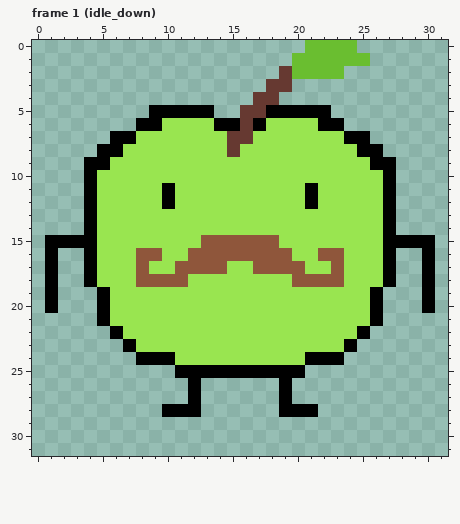
Pixel-art file -- assets/characters/GrandpaSmith.aseprite. Above is the file before it was changed.
32x32 pixels, 16 frames. Shown: frame 1 (idle_down).
Once edited:
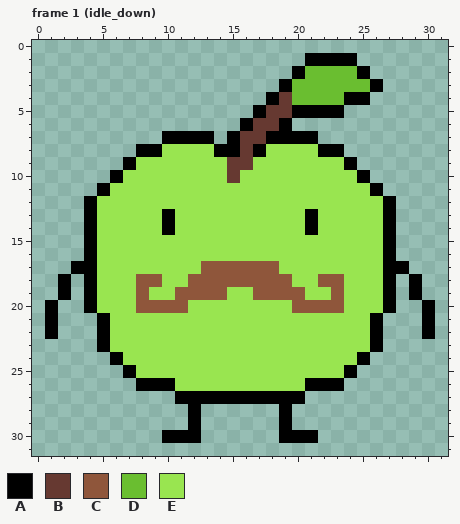
Palette (. is transparent): A #000000  B #663931  C #8f563b  D #6abe30  E #99e550
From old to new:
Frame 1 (idle_down):
Colour A now appears in row 2 at x 25; in row 3 at x 26; in row 4 at x 24 to 25; in row 5 at x 23; in row 17 at x 3 and 28; in row 18 at x 2 and 29.
Colour A now appears in row 19 at x 2, 4, 27 and 29; in row 20 at x 4 and 27; in row 21 at x 1 and 30; in row 22 at x 1, 5, 26 and 30; in row 23 at x 5 and 26; in row 24 at x 6 and 25.
Colour A now appears in row 25 at x 7 and 24; in row 26 at x 8 to 10 and 21 to 23; in row 27 at x 11, 13 to 18 and 20; in row 29 at x 12 and 19; in row 30 at x 10 to 12 and 19 to 21.
The author changed colour B to colour A in row 3 at x 19; in row 4 at x 18; in row 5 at x 17; in row 6 at x 16; in rows 7 to 8 at x 15.
The author changed colour D to colour A in row 1 at x 21 to 24; in row 2 at x 20.
The author changed colour E to colour A in row 6 at x 19; in row 7 at x 10 to 13 and 18 to 21; in row 8 at x 8 to 9, 14, 17 and 22 to 23; in row 9 at x 7 and 24; in row 10 at x 6 and 25; in row 11 at x 5 and 26.
The author changed colour E to colour A in rows 13 to 14 at x 10 and 21.
Colour B now appears in row 4 at x 19.
The author changed colour A to colour B in row 5 at x 18 to 19; in row 6 at x 17.
The author changed colour E to colour B in row 6 at x 18; in row 7 at x 17; in row 8 at x 16; in row 9 at x 15 to 16; in row 10 at x 15.
The author changed colour E to colour C in row 17 at x 15 to 16; in row 18 at x 12 to 19; in row 19 at x 8, 11 to 14, 17 to 20 and 23; in row 20 at x 8 to 11 and 20 to 23.
Colour D now appears in row 2 at x 24; in row 3 at x 20 to 25; in row 4 at x 20 to 23.
Colour E now appears in row 23 at x 6 and 25; in row 24 at x 7 and 24; in row 25 at x 8 to 10 and 21 to 23; in row 26 at x 11, 13 to 18 and 20.
The author changed colour A to colour E in rows 11 to 12 at x 10 and 21; in rows 19 to 20 at x 5 and 26; in row 22 at x 6 and 25; in row 23 at x 7 and 24; in row 24 at x 8 to 10 and 21 to 23; in row 25 at x 11 to 20.
The author changed colour A to colour E in row 26 at x 12 and 19.
The author changed colour C to colour E in row 15 at x 13 to 18; in row 16 at x 8 to 9, 12 to 19 and 22 to 23; in row 17 at x 8, 11 to 12, 19 to 20 and 23; in row 18 at x 10 to 11 and 20 to 21.
The author cleared colour A in row 5 at x 9 to 13; in row 6 at x 8 to 9, 14 to 15 and 22 to 23; in row 7 at x 6 to 7 and 24 to 25; in row 8 at x 5 to 6 and 25 to 26; in row 9 at x 4 to 5 and 26 to 27; in rows 10 to 11 at x 4 and 27.
The author cleared colour A in row 15 at x 1 to 3 and 28 to 30; in rows 16 to 19 at x 1 and 30; in row 28 at x 10 to 11 and 20 to 21.
The author cleared colour B in row 2 at x 19; in row 3 at x 18; in row 4 at x 17; in row 5 at x 16.
The author cleared colour D in row 0 at x 21 to 24; in row 1 at x 20 and 25.
The author cleared colour E in row 6 at x 10 to 13 and 20 to 21; in row 7 at x 8 to 9, 14 and 22 to 23; in row 8 at x 7 and 24; in row 9 at x 6 and 25; in row 10 at x 5 and 26.
Where, in picture pixels (left, top, right, bottom), the same in both pictures:
changed: (45, 40, 435, 443)
